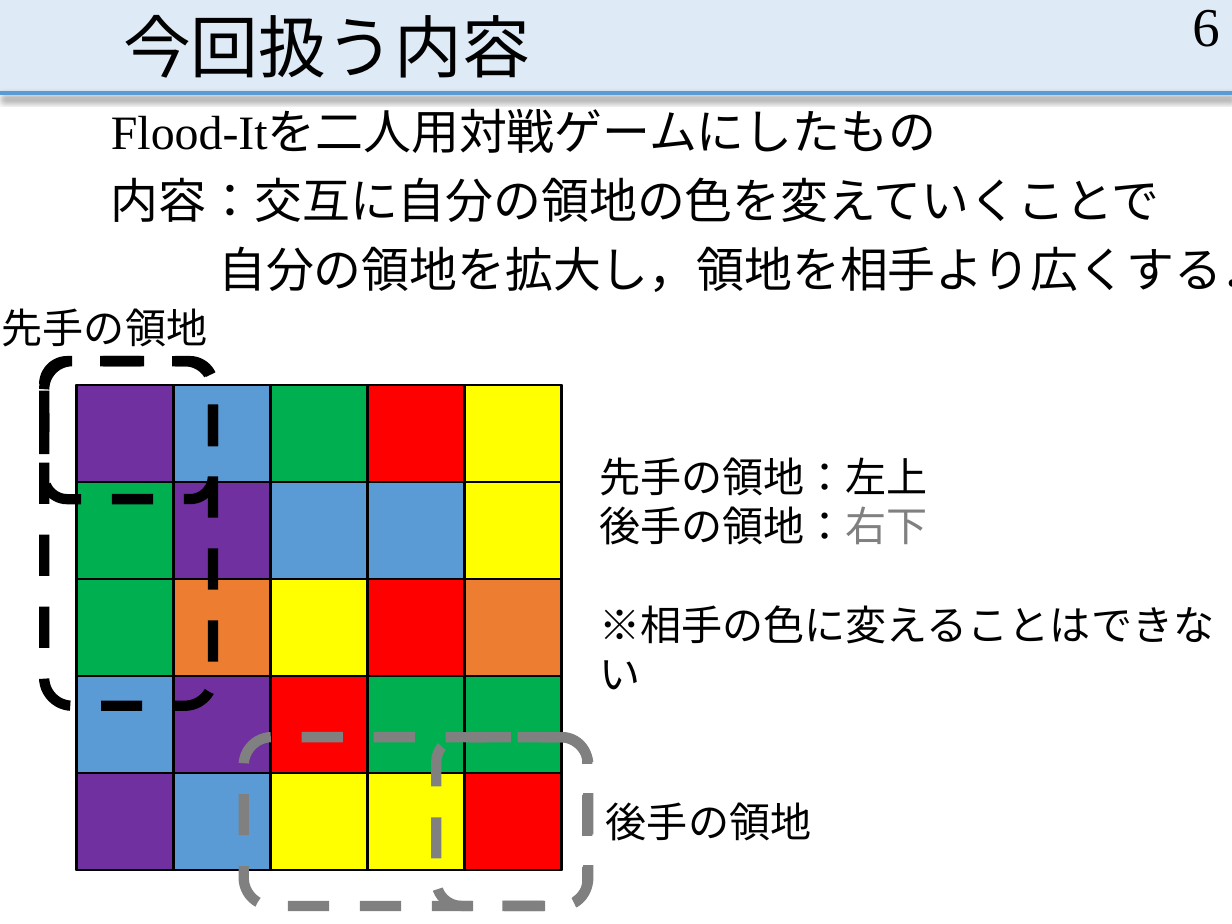
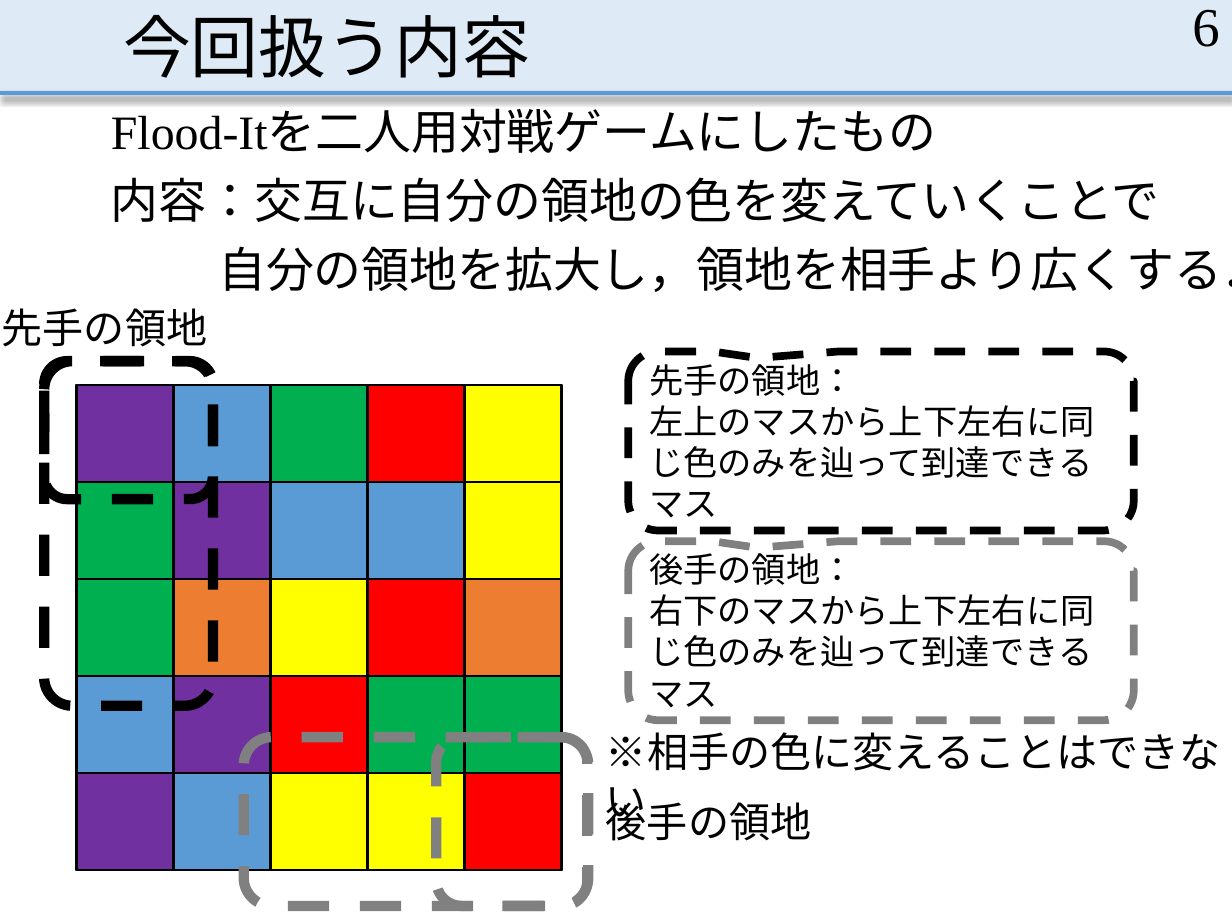
Before and after one commit to MasayaOda/SR, a slide deck: slide 6 of 中間発表.pptx. Drawn at 1232x924 pixels with LibreOffice and Linux fonts; fonts in the diff are those of the drawing. Boxes give left, top, right and bottom in pixels: in the first picture for what was removed or moved away, otherwise in the second. Text is boxed around its words. In the diff, an @@ line names an element or a change of style, - is before the commit and + after.

Commit message:
tex少し直した，ppt先生に見てもらって直した

```diff
--- a/中間発表.pptx
+++ b/中間発表.pptx
@@ rounded speech box added at [628, 351, 1133, 530], outline #000000 4.5 pt dashed, 20 pt, text #000000 @@
+先手の領地：
+左上のマスから上下左右に同じ色のみを辿って到達できるマス
@@ text at [599, 457, 928, 545]: paragraphs removed @@
-先手の領地：左上
-後手の領地：右下
@@ rounded speech box added at [628, 541, 1133, 719], outline #808080 4.5 pt dashed, 20 pt, text #000000 @@
+後手の領地：
+右下のマスから上下左右に同じ色のみを辿って到達できるマス
@@ text "※相手の色に変えることはできない": place and size @@
-text "※相手の色に変えることはできない" at [599, 457, 1214, 644]
+text "※相手の色に変えることはできない" at [606, 732, 1221, 771]
```
Also in this commit, not shown: 11 other slides changed, 1 slide added, 1 slide removed, 5 other files.
